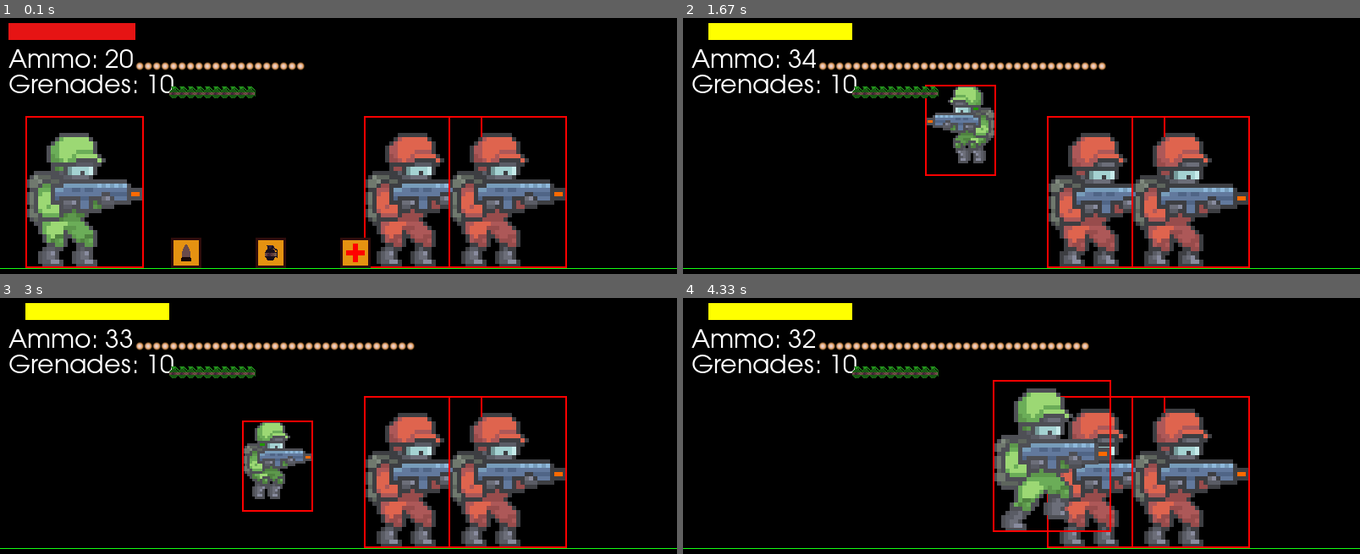
Above: before the commit, frames 1-4 (two rows, left to right).
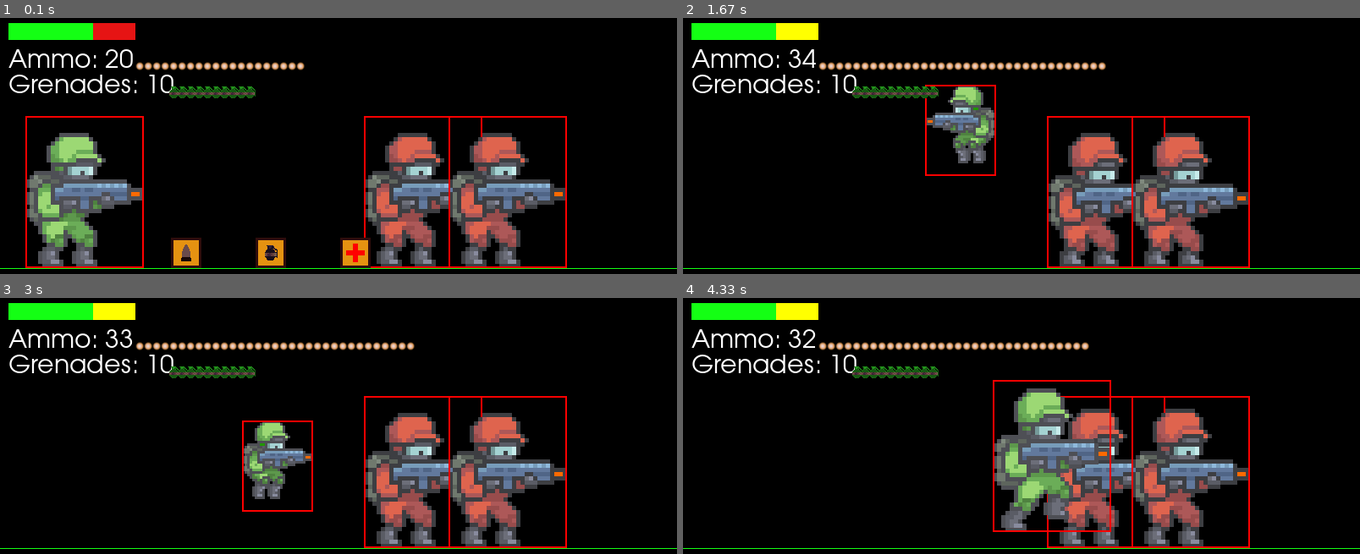
Above: after the commit, the same moments.

Repository: olibark/ALEVEL
Game: pygame game, started from PyGame/PART2ON/main.py
Two runs of this game, one before a commit and one after it. Both use one fixed random seed, a clock stepped at 60 frames per second and the inputs below.
Inputs:
- Up to frame 1 (0.1 s): no input
- Up to frame 2 (1.67 s): hold D 0.33-0.8 s; hold D 0.83-1.3 s; tap Space at 0.9, 1.2, 1.4 s; tap J at 0.98 s; hold A from 1.33 s (still down); tap Shift at 1.48 s
- Up to frame 3 (3 s): tap Space at 1.7, 1.97, 2.27, 2.4, 2.7 s; release A at 1.87 s; hold A 1.9-2.3 s; hold D 2.33-2.97 s; tap J at 2.48 s
- Up to frame 4 (4.33 s): hold A 3-3.47 s; tap Space at 3.07, 3.37, 3.57, 3.87, 4.07 s; tap Shift at 3.15 s; hold D 3.5-3.97 s; hold D from 4 s (still down); tap J at 4.15 s

The runs differ from the first frame. In frame 1, 0.8% of the frame differs, in the area x 1-14%, y 1-9%; in frame 2, 1.2%, in the area x 1-25%, y 1-9%; in frame 3, 1.2%; in frame 4, 1.2%.

Commit message:
Display extra health in yellow

Diff:
--- a/PyGame/PART2ON/background.py
+++ b/PyGame/PART2ON/background.py
@@ -17,15 +17,22 @@
         self.health = health
         self.maxHealth = maxHealth
         self.extraHealth = extraHealth
+
     def draw(self, health, player, screen):
+        # update current health
+        self.health = health
 
-        self.health = health
-        if not player.extraHealth:
-            ratio = self.health / self.maxHealth - 50
-            pygame.draw.rect(screen, c.RED, (self.x, self.y, 150, 20))
-            pygame.draw.rect(screen, c.GREEN, (self.x, self.y, 150 * ratio, 20))
-        elif player.extraHealth:
-            pygame.draw.rect(screen, c.YELLOW, (self.x + 20, self.y, 170, 20))
+        # draw background representing total possible health
+        pygame.draw.rect(screen, c.RED, (self.x, self.y, self.maxHealth, 20))
+
+        # draw normal health in green (capped at 100)
+        normal_health = min(self.health, 100)
+        pygame.draw.rect(screen, c.GREEN, (self.x, self.y, normal_health, 20))
+
+        # draw extra health in yellow appended to the bar
+        extra_health = max(0, self.health - 100)
+        if extra_health > 0:
+            pygame.draw.rect(screen, c.YELLOW, (self.x + 100, self.y, extra_health, 20))
 
 def drawBars(player, screen, healthBar):
     healthBar.draw(player.health, player, screen)
--- a/PyGame/PART2ON/player.py
+++ b/PyGame/PART2ON/player.py
@@ -194,6 +194,8 @@
             self.updateAction(3) #3 = death
         if self.health > 100:
             self.extraHealth = True
+        else:
+            self.extraHealth = False
 
 
 enemyGroup = pygame.sprite.Group()
